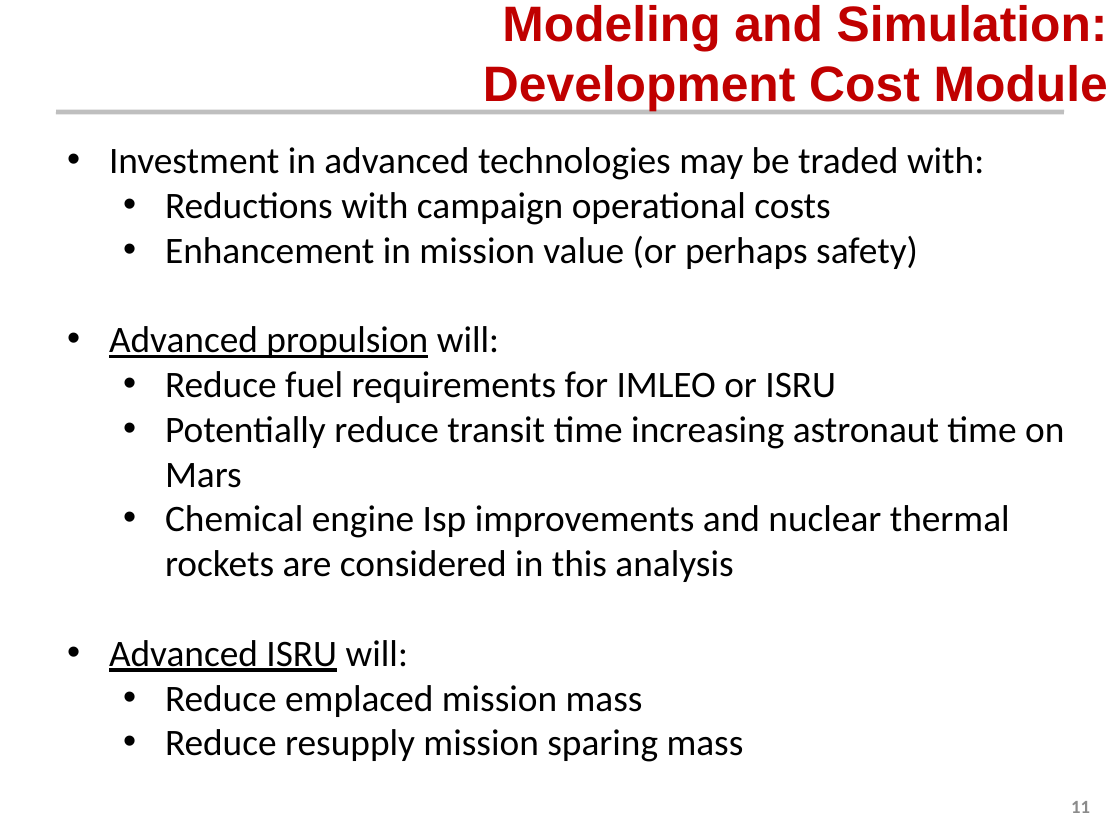
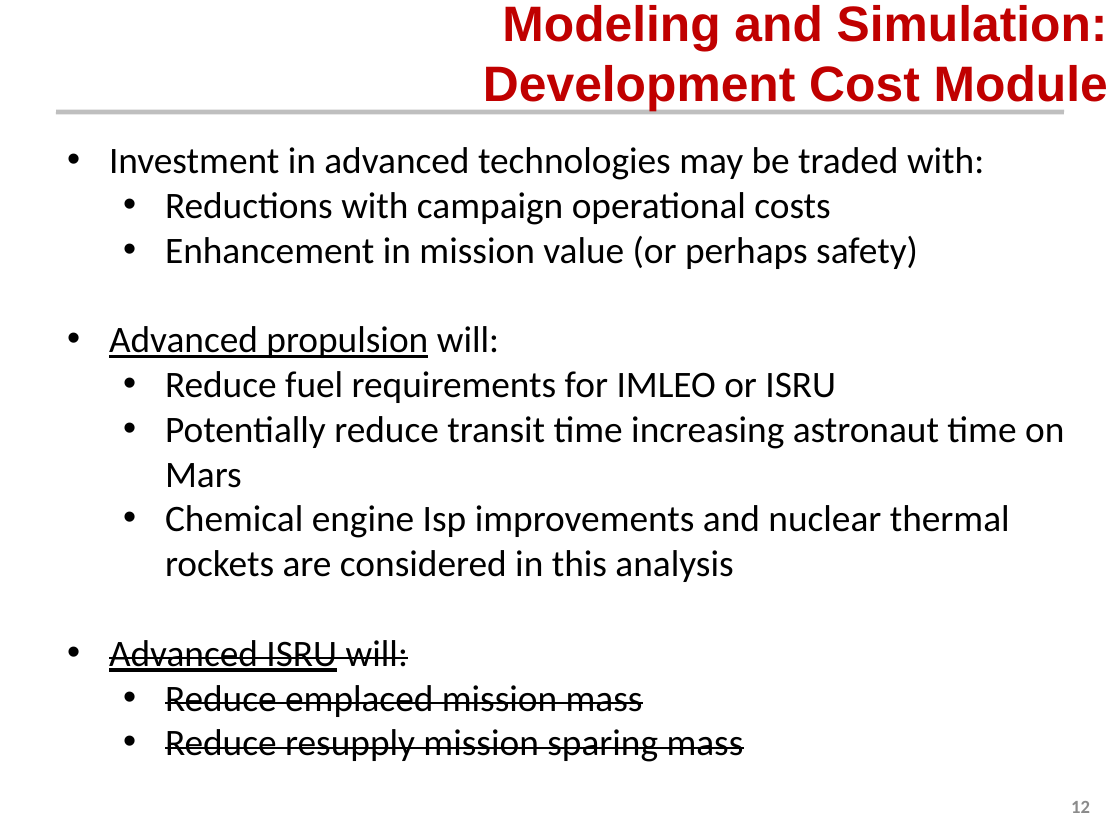
Before and after one commit to AeroSigma/Mars2040, a slide deck: slide 12 of MSDO/Assignment5/Mars 2040 Optimization Presentation.pptx (slide 11 before the commit). Drawn at 1120x840 pixels with LibreOffice and Linux fonts; fonts in the diff are those of the drawing; background and template pictures are left out. Boxes give left, top, right and bottom in pixels: in the first picture for what was removed or moved away, otherwise in the second. Text is boxed around its words. In the diff, an @@ line names an element or a change of style, - is before the commit and + after.

```diff
--- a/MSDO/Assignment5/Mars 2040 Optimization Presentation.pptx
+++ b/MSDO/Assignment5/Mars 2040 Optimization Presentation.pptx
@@ text at <box>109,640,744,762</box>: strikethrough on in "Advanced ISRU will:", "Reduce emplaced mission mass", "Reduce resupply mission sparing mass" @@
@@ page number at <box>1071,801,1090,813</box>: text changed @@
-11
+12
```
Also in this commit, not shown: 6 other slides changed, 1 slide added.
